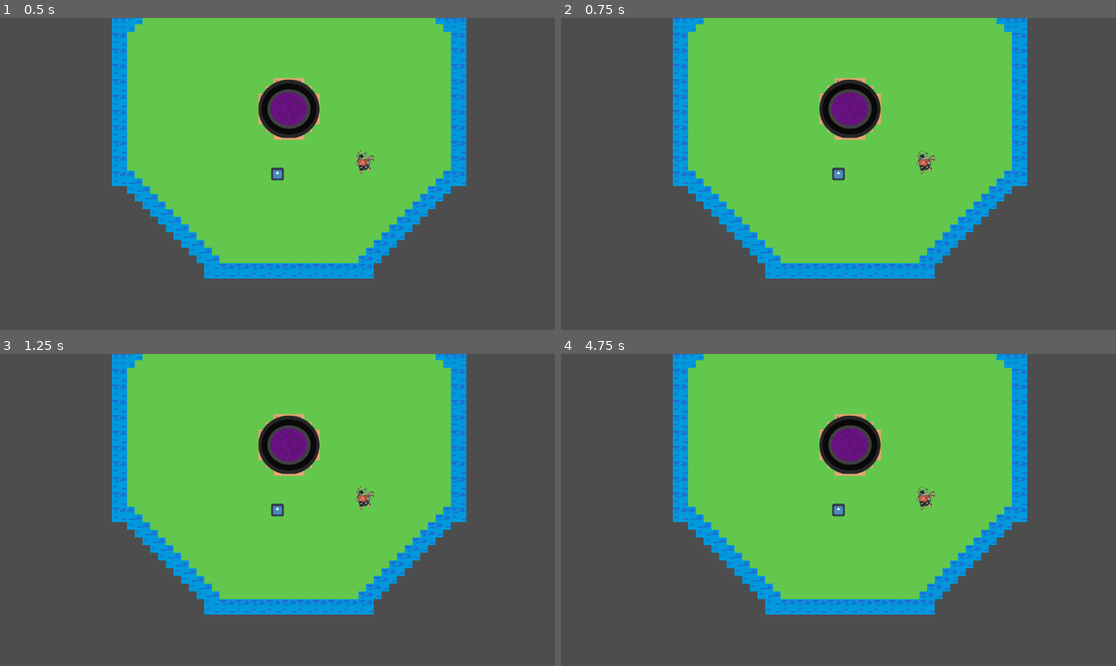
Above: before the commit, frames 1-4 (two rows, left to right).
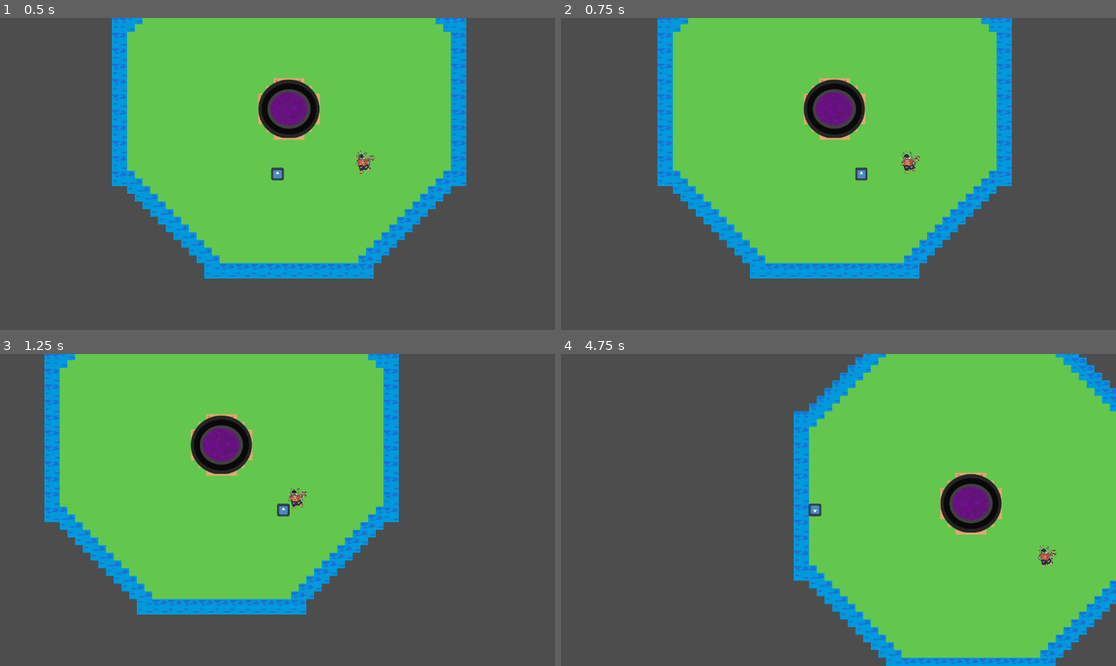
Above: after the commit, the same moments.

Repository: archimbald4488/FGJ2025
Game: Godot game, scene res://scenes/map.tscn
The game is run twice, just before and just after one commit, with the same random seed, the same clock (stepped at 60 frames per second) and the same inputs. The engine's default icon, where the game draws it, is replaced by a stand-in: a white triangle on a blue panel in a dark square.
Inputs:
- Up to frame 1 (0.5 s): no input
- Up to frame 2 (0.75 s): tap Enter at 0.5 s; hold D (right, bound only after the commit) from 0.53 s (still down); tap Space (attack, bound only after the commit) at 0.6 s
- Up to frame 3 (1.25 s): keep holding D (right, bound only after the commit)
- Up to frame 4 (4.75 s): release D (right, bound only after the commit) at 1.28 s; hold S (down, bound only after the commit) 1.28-2.03 s; tap Space (attack, bound only after the commit) every 0.75 s from 1.35 to 4.35 s; hold D (right, bound only after the commit) 2.03-2.78 s; hold W (up, bound only after the commit) 2.78-3.53 s; hold A (left, bound only after the commit) from 3.53 s (still down)

Frame 1 is identical in both runs. In frame 2, 12% of the frame differs, in the area x 17-85%, y 0-84%; in frame 3, 30%; in frame 4, 50%, in the area x 20-100%, y 0-100%.

Commit message:
reverted unwanted changes to project.godot

Diff:
--- a/project.godot
+++ b/project.godot
@@ -15,6 +15,47 @@
 config/features=PackedStringArray("4.3", "Forward Plus")
 config/icon="res://icon.svg"
 
-[dotnet]
+[input]
 
-project/assembly_name="fgj2025"
+left={
+"deadzone": 0.5,
+"events": [Object(InputEventKey,"resource_local_to_scene":false,"resource_name":"","device":-1,"window_id":0,"alt_pressed":false,"shift_pressed":false,"ctrl_pressed":false,"meta_pressed":false,"pressed":false,"keycode":0,"physical_keycode":65,"key_label":0,"unicode":97,"location":0,"echo":false,"script":null)
+, Object(InputEventKey,"resource_local_to_scene":false,"resource_name":"","device":-1,"window_id":0,"alt_pressed":false,"shift_pressed":false,"ctrl_pressed":false,"meta_pressed":false,"pressed":false,"keycode":0,"physical_keycode":4194319,"key_label":0,"unicode":0,"location":0,"echo":false,"script":null)
+]
+}
+right={
+"deadzone": 0.5,
+"events": [Object(InputEventKey,"resource_local_to_scene":false,"resource_name":"","device":-1,"window_id":0,"alt_pressed":false,"shift_pressed":false,"ctrl_pressed":false,"meta_pressed":false,"pressed":false,"keycode":0,"physical_keycode":68,"key_label":0,"unicode":100,"location":0,"echo":false,"script":null)
+, Object(InputEventKey,"resource_local_to_scene":false,"resource_name":"","device":-1,"window_id":0,"alt_pressed":false,"shift_pressed":false,"ctrl_pressed":false,"meta_pressed":false,"pressed":false,"keycode":0,"physical_keycode":4194321,"key_label":0,"unicode":0,"location":0,"echo":false,"script":null)
+]
+}
+up={
+"deadzone": 0.5,
+"events": [Object(InputEventKey,"resource_local_to_scene":false,"resource_name":"","device":-1,"window_id":0,"alt_pressed":false,"shift_pressed":false,"ctrl_pressed":false,"meta_pressed":false,"pressed":false,"keycode":0,"physical_keycode":87,"key_label":0,"unicode":119,"location":0,"echo":false,"script":null)
+, Object(InputEventKey,"resource_local_to_scene":false,"resource_name":"","device":-1,"window_id":0,"alt_pressed":false,"shift_pressed":false,"ctrl_pressed":false,"meta_pressed":false,"pressed":false,"keycode":0,"physical_keycode":4194320,"key_label":0,"unicode":0,"location":0,"echo":false,"script":null)
+]
+}
+down={
+"deadzone": 0.5,
+"events": [Object(InputEventKey,"resource_local_to_scene":false,"resource_name":"","device":-1,"window_id":0,"alt_pressed":false,"shift_pressed":false,"ctrl_pressed":false,"meta_pressed":false,"pressed":false,"keycode":0,"physical_keycode":83,"key_label":0,"unicode":115,"location":0,"echo":false,"script":null)
+, Object(InputEventKey,"resource_local_to_scene":false,"resource_name":"","device":-1,"window_id":0,"alt_pressed":false,"shift_pressed":false,"ctrl_pressed":false,"meta_pressed":false,"pressed":false,"keycode":0,"physical_keycode":4194322,"key_label":0,"unicode":0,"location":0,"echo":false,"script":null)
+]
+}
+attack={
+"deadzone": 0.5,
+"events": [Object(InputEventKey,"resource_local_to_scene":false,"resource_name":"","device":-1,"window_id":0,"alt_pressed":false,"shift_pressed":false,"ctrl_pressed":false,"meta_pressed":false,"pressed":false,"keycode":0,"physical_keycode":32,"key_label":0,"unicode":32,"location":0,"echo":false,"script":null)
+]
+}
+
+[layer_names]
+
+2d_render/layer_1="map"
+2d_render/layer_2="player"
+2d_render/layer_3="enemies"
+2d_physics/layer_1="map"
+2d_physics/layer_2="player"
+2d_physics/layer_3="enemies"
+
+[rendering]
+
+renderer/rendering_method="gl_compatibility"
